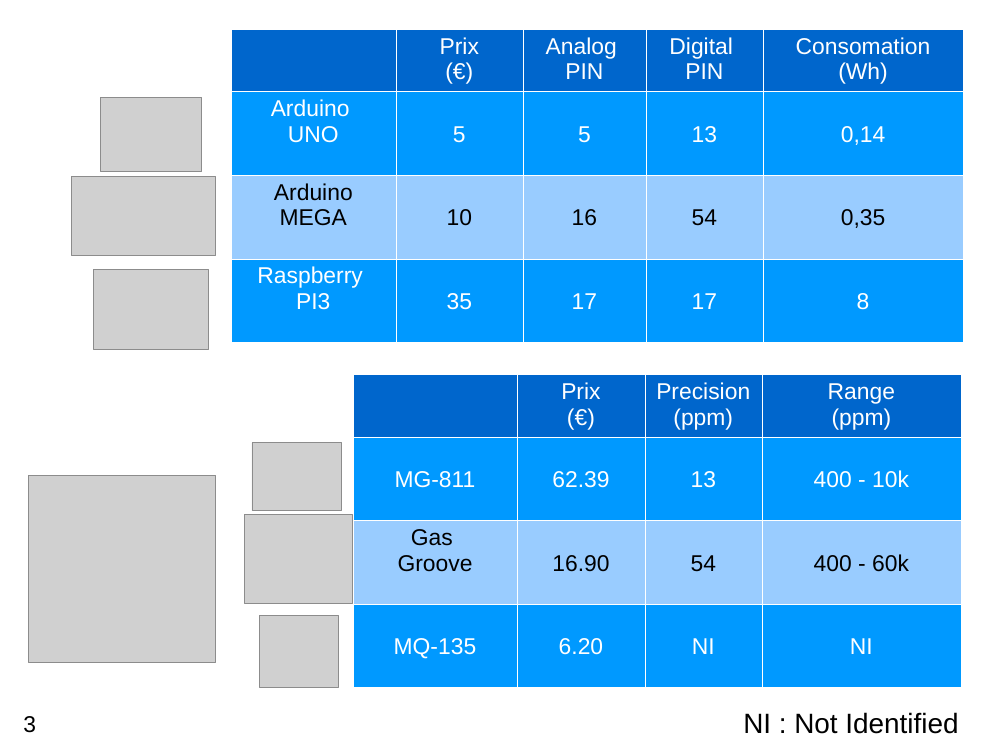
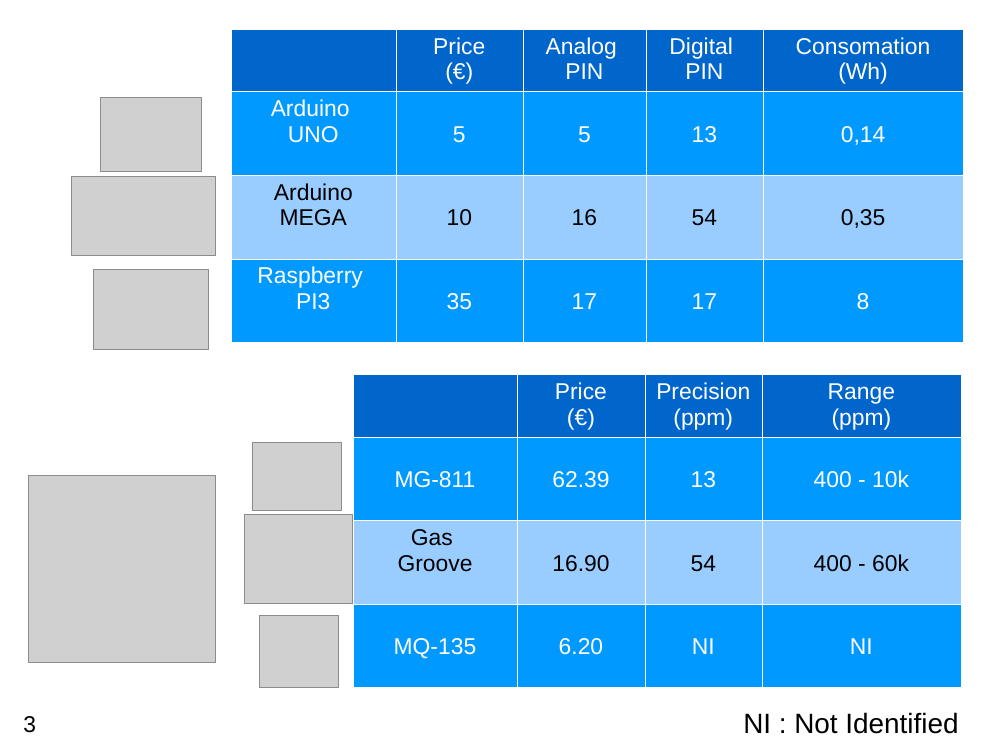
Before and after one commit to lesliesam96/Projet-STI2D, a slide deck: slide 3 of hugo/diapo_ETLV_R2.odp. Drawn at 1008x756 pixels with LibreOffice and Linux fonts; fonts in the diff are those of the drawing; grey boxes stand for pictures. Boxes give left, top, right and bottom in pixels: in the first picture for what was removed or moved away, otherwise in the second. Text is boxed around its words. In the diff, an @@ line names an element or a change of style, - is before the commit and + after.

```diff
--- a/hugo/diapo_ETLV_R2.odp
+++ b/hugo/diapo_ETLV_R2.odp
@@ table at (231, 29, 963, 342) @@
-row 1, column 2: Prix / (€)
+row 1, column 2: Price / (€)
@@ table at (353, 374, 961, 687) @@
-row 1, column 2: Prix / (€)
+row 1, column 2: Price / (€)
```
Also in this commit, not shown: 3 other slides changed.
